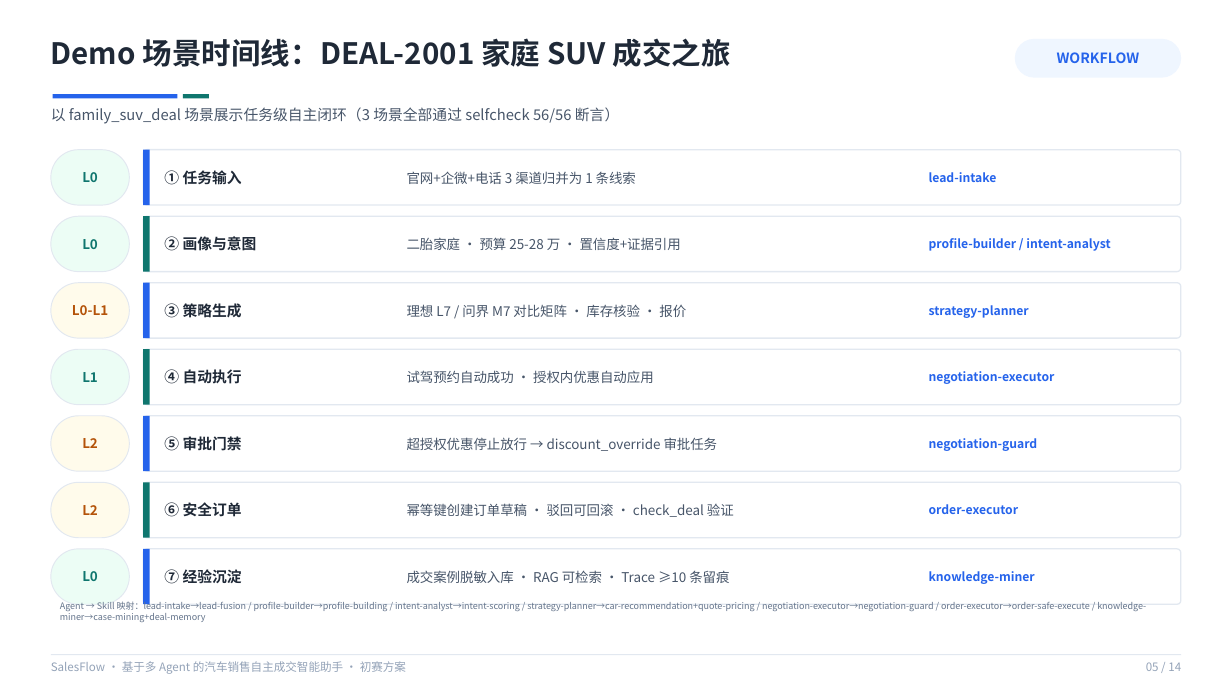
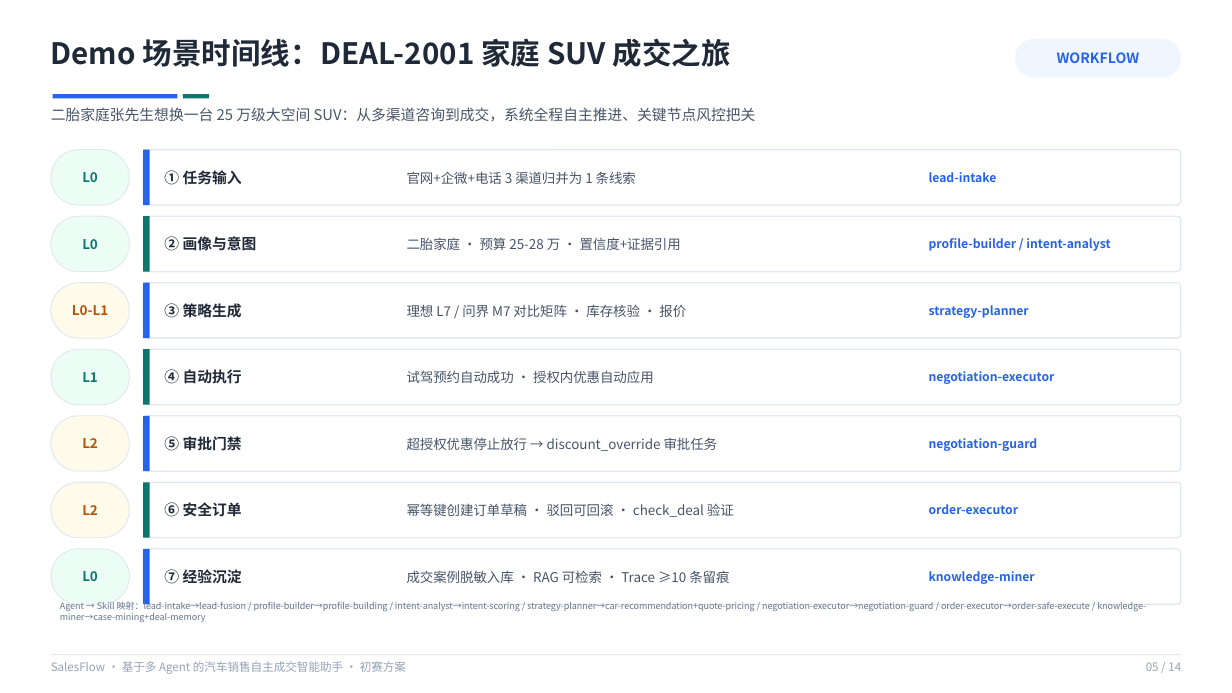
Before and after one commit to simon-xu-dev/multi-agent-car-sales-assistant, a slide deck: slide 5 of ppt和作品简介/基于多Agent的汽车销售自主成交智能助手-初赛方案.pptx. Drawn at 1232x693 pixels with LibreOffice and Linux fonts; fonts in the diff are those of the drawing. Boxes give left, top, right and bottom in pixels: in the first picture for what was removed or moved away, otherwise in the second. Text is boxed around its words. In the diff, an @@ line names an element or a change of style, - is before the commit and + after.

```diff
--- a/ppt和作品简介/基于多Agent的汽车销售自主成交智能助手-初赛方案.pptx
+++ b/ppt和作品简介/基于多Agent的汽车销售自主成交智能助手-初赛方案.pptx
@@ text at <box>51,107,756,122</box>: text changed @@
-以 family_suv_deal 场景展示任务级自主闭环（3 场景全部通过 selfcheck 56/56 断言）
+二胎家庭张先生想换一台 25 万级大空间 SUV：从多渠道咨询到成交，系统全程自主推进、关键节点风控把关
```
Also in this commit, not shown: 8 other slides changed, 3 other files.
